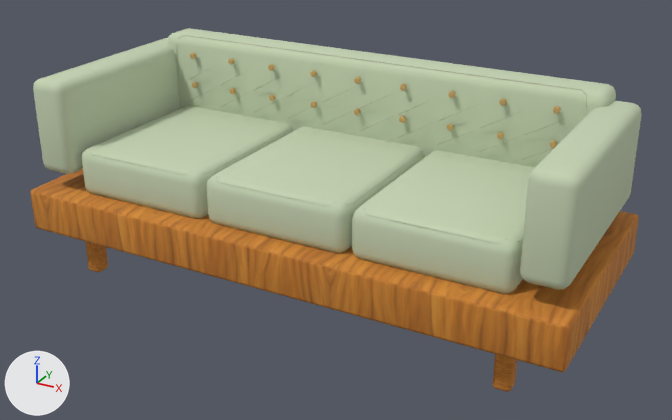
The Blender file assets-source/blender/chester-sofa.blend, before and after one commit.
One viewpoint serves both versions: a camera (50 mm lens) standing at (1.65, -2.91, 1.78) and looking at (0.06, -0.01, 0.34). Lighting does not change. The marker at lower left points along +X, +Y and +Z. The first picture is the older version.
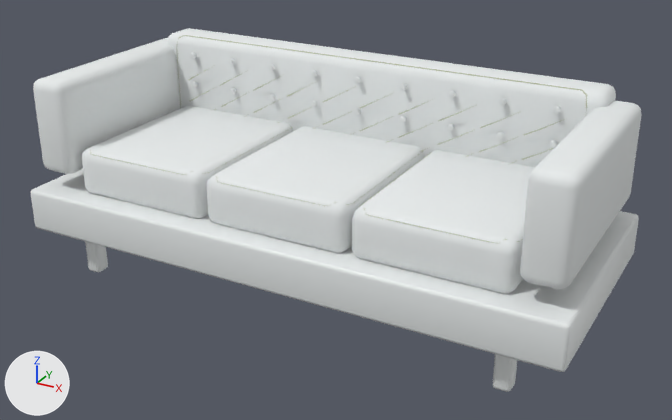
Location of each change, [x1, y1, x2, y2] in pixels of the pictures (672 x 420 px):
'seat_frame', surface changed (brown to white)
    both: [31, 169, 639, 372]
'padded_back', recoloured (pale green to white)
    both: [168, 28, 616, 167]
'tailored_seat.002', recoloured
    both: [352, 150, 535, 294]
'tailored_seat.001', recoloured
    both: [207, 126, 424, 253]
'padded_arm.001', recoloured (pale green to white)
    both: [520, 100, 641, 290]
'tailored_seat', recoloured
    both: [82, 106, 293, 219]
'padded_arm', recoloured
    both: [33, 38, 179, 174]
'timber_leg.002', surface changed (brown to white)
    both: [493, 354, 517, 392]
'timber_leg', surface changed (brown to white)
    both: [85, 241, 108, 272]
'tuft_button.017', recoloured
    both: [553, 106, 561, 114]
'tuft_button.016', recoloured
    both: [550, 140, 557, 148]
'tuft_button.015', recoloured
    both: [499, 98, 507, 106]
'tuft_button.014', recoloured
    both: [497, 132, 504, 139]
'tuft_button.013', recoloured
    both: [448, 91, 456, 98]
'tuft_button.012', recoloured
    both: [447, 124, 454, 131]
'tuft_button.010', recoloured
    both: [399, 116, 406, 123]
'tuft_button.011', recoloured
    both: [400, 84, 407, 91]
'tuft_button.007', recoloured
    both: [310, 70, 317, 77]
'tuft_button.009', recoloured
    both: [354, 77, 361, 84]
'tuft_button.008', recoloured
    both: [354, 108, 361, 115]
'tuft_button.004', recoloured
    both: [269, 94, 276, 101]
'tuft_button.005', recoloured
    both: [268, 64, 275, 71]
'tuft_button.003', recoloured
    both: [228, 58, 235, 65]
'tuft_button.006', recoloured
    both: [310, 101, 317, 108]
'tuft_button.002', recoloured
    both: [230, 88, 236, 94]
'tuft_button', recoloured
    both: [192, 82, 198, 88]

The change, as a list of edits to the scene's bpy script:
```text
Change mat_wood_honey_textured:
    remove mat_wood_honey_textured.texture = img_handpainted_honey_oak_png
    add mat_wood_honey_textured.base_color = (0.81, 0.84, 0.84)  # white #e8ecec
    mat_wood_honey_textured.roughness: 0.82 -> 0.47
Change mat_upholstery_textured:
    mat_upholstery_textured.base_color: (0.56, 0.65, 0.45) -> (0.81, 0.84, 0.84)  # pale green #c5d3b3 -> white #e8ecec
Change mat_warm_brass:
    mat_warm_brass.base_color: (0.62, 0.4, 0.14) -> (0.81, 0.84, 0.84)  # orange #ceaa69 -> white #e8ecec
```
